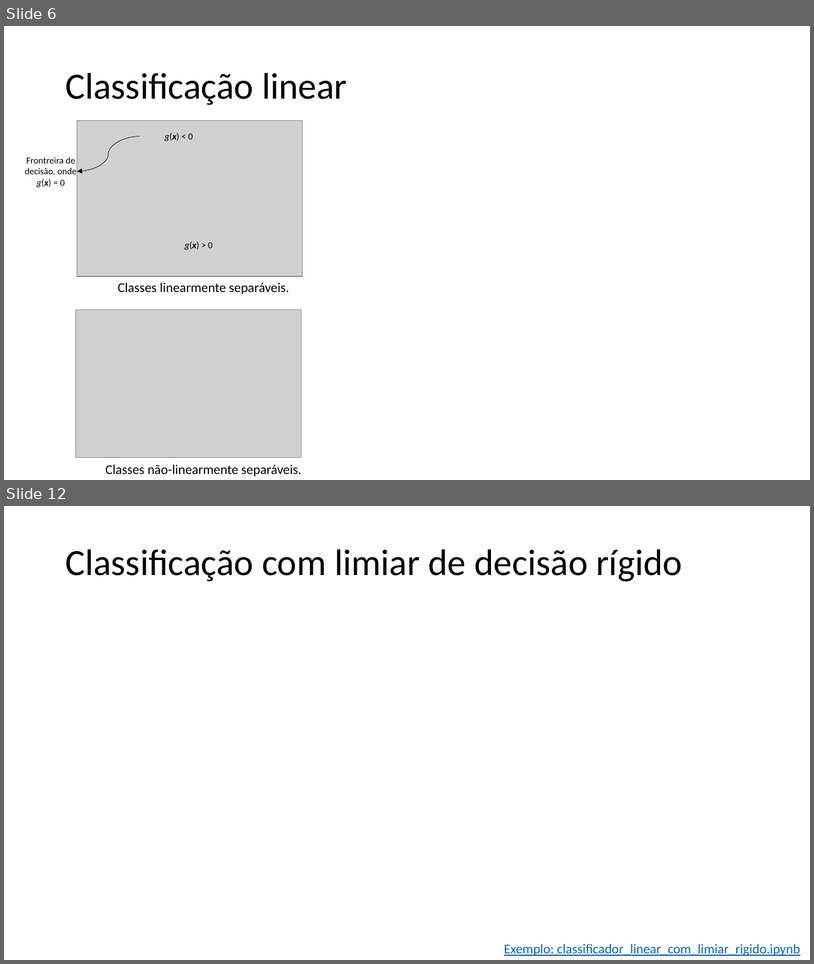
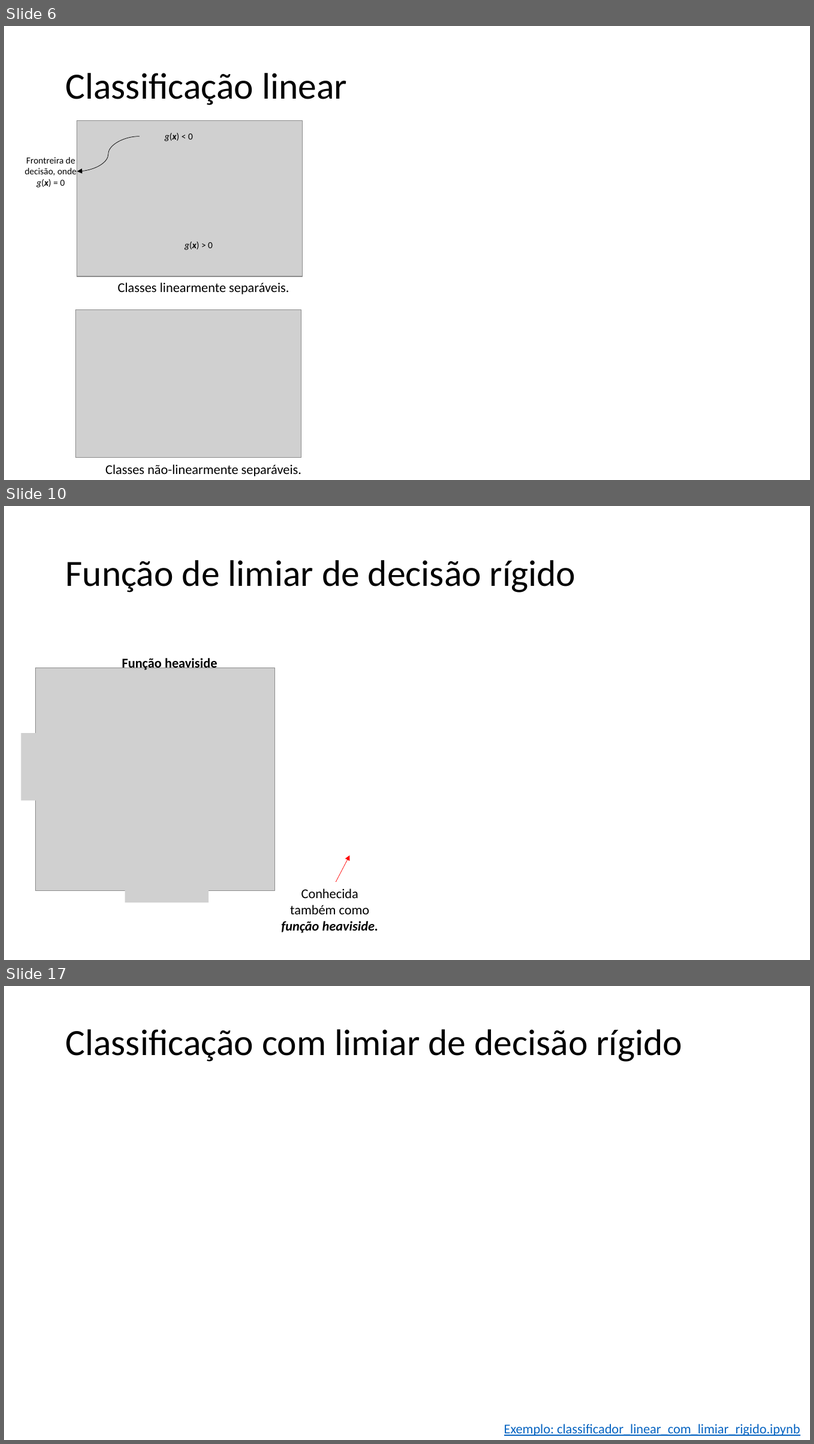
Before and after one commit to zz4fap/t320_aprendizado_de_maquina, a slide deck: slides/T320_Classificação (Parte II).pptx. Shown one above the other, each under a label of ours: slides 6 and 12 before the commit, slides 6, 10 and 17 after it; the slides between them are not shown. The pictures are 814x964 and 814x1444 pixels, drawn with LibreOffice and Linux fonts; fonts in the diff are those of the drawing; grey boxes stand for pictures. Boxes give left, top, right and bottom in pixels: in the first picture for what was removed or moved away, otherwise in the second. Text is boxed around its words. In the diff, an @@ line names an element or a change of style, - is before the commit and + after.

```diff
--- a/slides/T320_Classificação (Parte II).pptx
+++ b/slides/T320_Classificação (Parte II).pptx
@@ slide 10 added at (4,506,810,960), background #FFFFFF @@
@@ title added at (65,560,576,592), 44 pt, text #000000 @@
+Função de limiar de decisão rígido
@@ group added at (21,656,275,902): 3 pictures, 1 text @@
+Função heaviside
@@ arrow added from (336, 882) to (350, 855), #FF0000 0.5 pt @@
@@ text added at (281,888,378,933), 16 pt, text #000000 @@
+Conhecida também como função heaviside.
@@ what was slide 12 is now slide 17 @@
```
Also in this commit, not shown: 4 slides changed, 5 other slides added, 1 slide removed, 1 other file.
